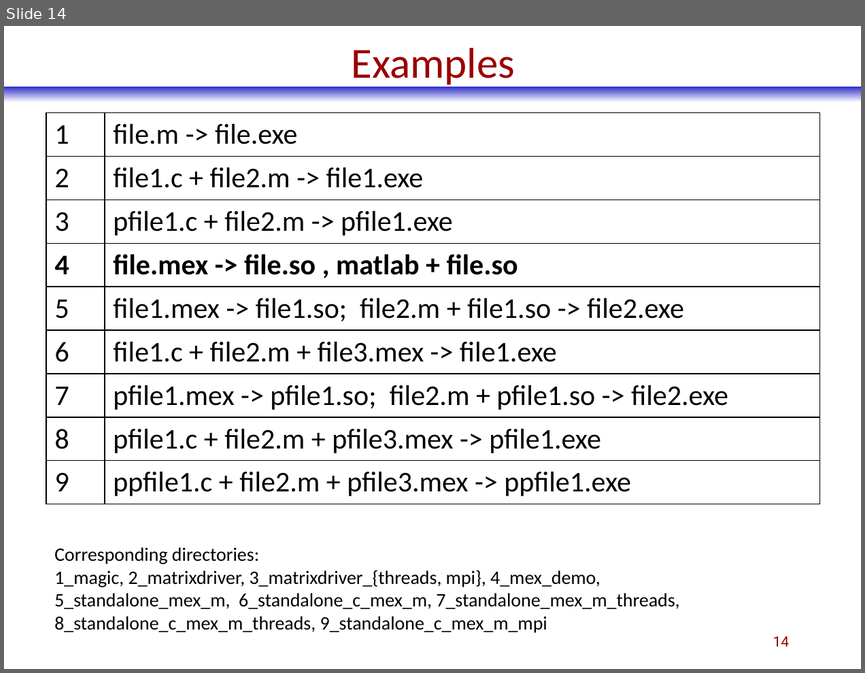
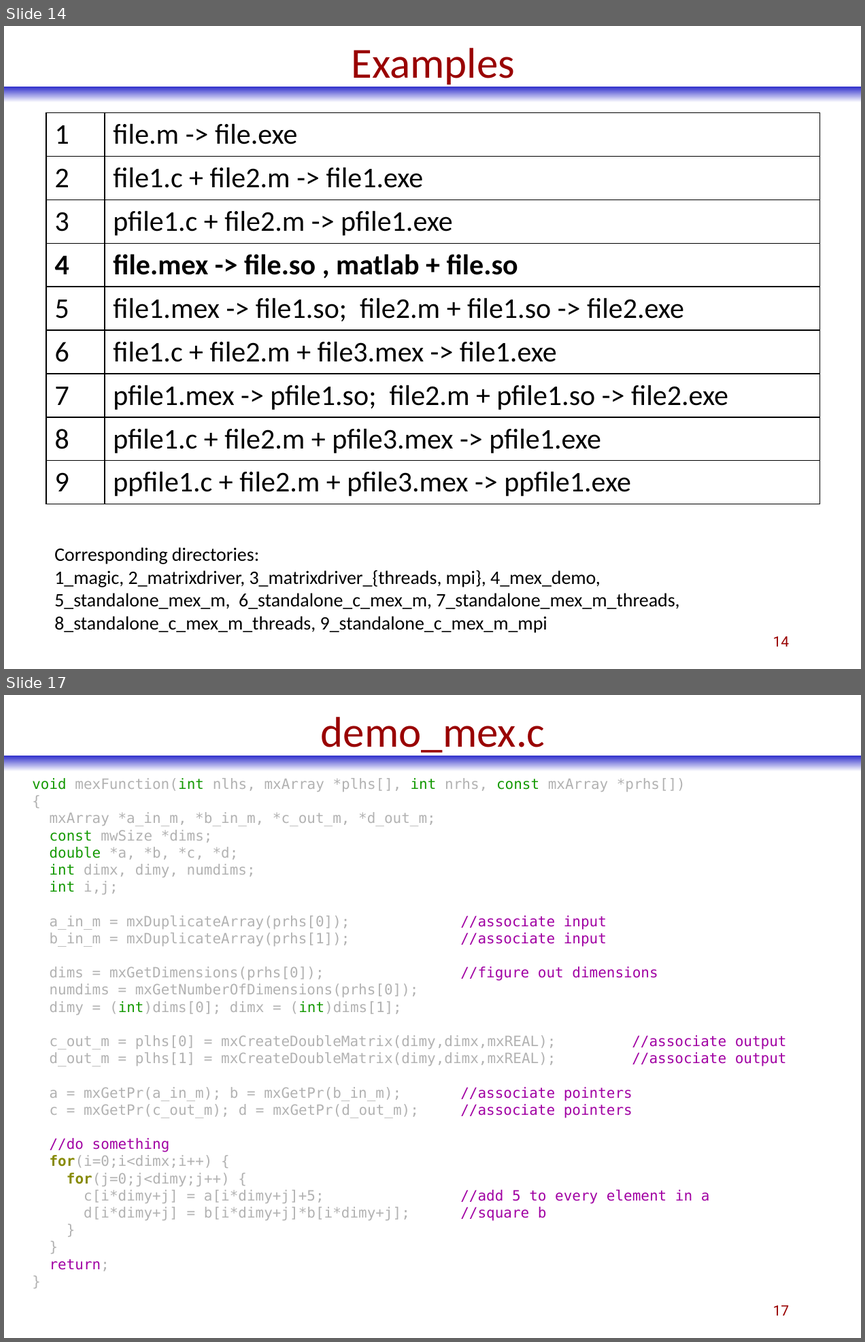
Before and after one commit to phadjido/matlab_compiler, a slide deck: ppt/EY.MatlabCompiler.pptx. Shown one above the other, each under a label of ours: slide 14 before the commit, slides 14 and 17 after it; the slides between them are not shown. The pictures are 865x673 and 865x1342 pixels, drawn with LibreOffice and Linux fonts; fonts in the diff are those of the drawing. Boxes give left, top, right and bottom in pixels: in the first picture for what was removed or moved away, otherwise in the second. Text is boxed around its words. In the diff, an @@ line names an element or a change of style, - is before the commit and + after.

```diff
--- a/ppt/EY.MatlabCompiler.pptx
+++ b/ppt/EY.MatlabCompiler.pptx
@@ slide 17 added at (x1=4, y1=695, x2=861, y2=1338), background #FFFFFF; not listed: 1 template element that a slide beside it also shows @@
@@ title added at (x1=321, y1=717, x2=545, y2=757), 36 pt, text #990000 @@
+demo_mex.c
@@ text added at (x1=32, y1=778, x2=787, y2=1221), 12 pt, text #B2B2B2 @@
+void mexFunction(int nlhs, mxArray *plhs[], int nrhs, const mxArray *prhs[])
+{
+mxArray *a_in_m, *b_in_m, *c_out_m, *d_out_m;
+const mwSize *dims;
+double *a, *b, *c, *d;
+int dimx, dimy, numdims;
+int i,j;
+a_in_m = mxDuplicateArray(prhs[0]); //associate input
+b_in_m = mxDuplicateArray(prhs[1]); //associate input
+dims = mxGetDimensions(prhs[0]); //figure out dimensions
+numdims = mxGetNumberOfDimensions(prhs[0]);
+dimy = (int)dims[0]; dimx = (int)dims[1];
+c_out_m = plhs[0] = mxCreateDoubleMatrix(dimy,dimx,mxREAL); //associate output
+d_out_m = plhs[1] = mxCreateDoubleMatrix(dimy,dimx,mxREAL); //associate output
+a = mxGetPr(a_in_m); b = mxGetPr(b_in_m); //associate pointers
+c = mxGetPr(c_out_m); d = mxGetPr(d_out_m); //associate pointers
+//do something
+for(i=0;i<dimx;i++) {
+for(j=0;j<dimy;j++) {
+c[i*dimy+j] = a[i*dimy+j]+5; //add 5 to every element in a
+d[i*dimy+j] = b[i*dimy+j]*b[i*dimy+j]; //square b
+}
+}
+return;
+}
@@ page number added at (x1=773, y1=1305, x2=789, y2=1315), 12 pt, text #990000 @@
+17
```
Also in this commit, not shown: 2 slides changed, 13 other slides added, 1 other file.
